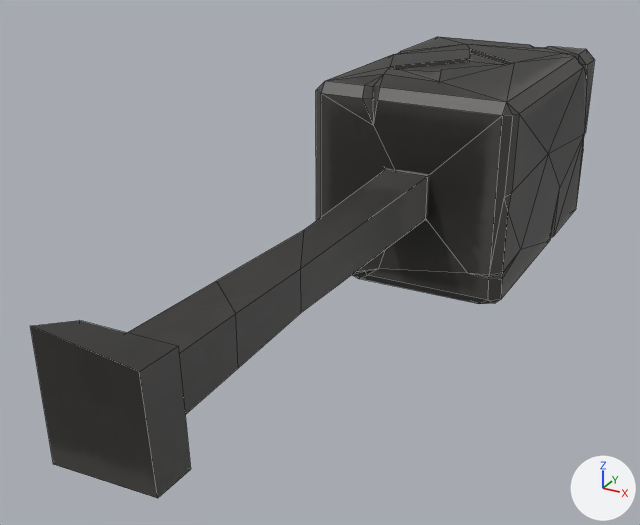
The OBJ model Magnet/Resources/gaussmeter.obj as it was, and as the next commit left it.
Camera for both pictures: a camera (50 mm lens) standing at (1.17, -3.2, 1.05) and looking at (-0.19, -0.73, -0.19). Every picture has the same lights, and +X, +Y and +Z are marked at lower right. Mesh edges are drawn as thin lines. Where no turn or scale is listed for an object, it has been applied to the vertices.

The older version as bpy lines, for what is in view:
```python
me_gaussmeter = bpy.data.meshes.new('gaussmeter')
me_gaussmeter.from_pydata(...)  # 204 vertices, 256 faces; spans x -0.39..0.39, y -2.06..1.0, z -0.39..0.4
me_gaussmeter.materials.append(mat_gaussmeter)  # picture img_tex_gaussmeter_black_png
# before: 159 (0.15, -2.04, -0.15) at pixel (157, 498), 160 (0.14, -2.06, 0.16) at pixel (139, 371), 161 (-0.16, -2.04, -0.18) at pixel (53, 464), 162 (-0.17, -2.03, 0.17) at pixel (30, 325), 163 (0.13, -1.92, 0.15) at pixel (178, 346)
# before: 164 (0.15, -1.93, -0.15) at pixel (190, 469), 165 (-0.15, -1.93, -0.15), 166 (-0.13, -1.93, 0.15) at pixel (79, 320)
ob_gaussmeter = bpy.data.objects.new('gaussmeter', me_gaussmeter)
ob_gaussmeter.location = (0.0, 0.0, 0.0)
```
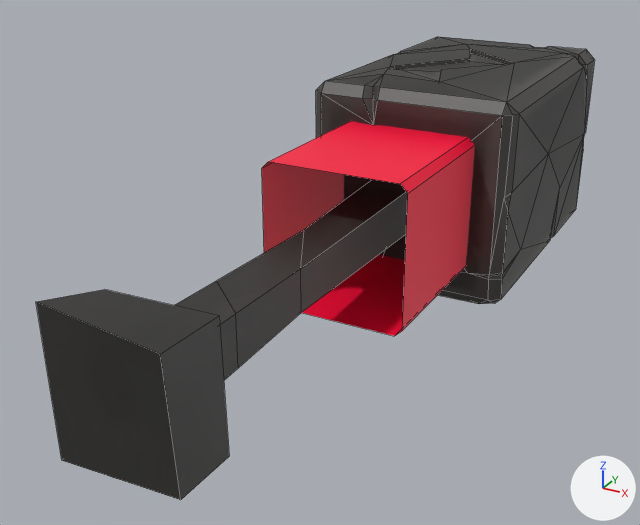
Changed parts and their boxes (x1, y1, x2, y2) in the pictures (640 x 525 px; the box of a moved part takes in the faces that stretch with it):
'gaussmeter', reshaped: before (30, 37, 595, 498); after (36, 37, 595, 500)
part 1 of me_gaussmeter, added (red): after (262, 121, 475, 336)
part 2 of me_gaussmeter, moved or reshaped: before (30, 320, 191, 498); after (36, 290, 229, 500)

The change, as a diff of the scene's bpy script:
```diff
--- a/Magnet/Resources/gaussmeter.obj.py
+++ b/Magnet/Resources/gaussmeter.obj.py
@@ img_tex_gaussmeter_red_png @@
+img_tex_gaussmeter_red_png = load_image('TEX_gaussmeter_red.png', '../../models/production/textures/TEX_gaussmeter_red.png', 1024, 1024, 'sRGB')
@@ mat_gaussmeter_move @@
+mat_gaussmeter_move = principled_material('gaussmeter_move')
+mat_gaussmeter_move.texture = img_tex_gaussmeter_red_png
@@ me_gaussmeter @@
 # used by ob_gaussmeter; location = (0.0, 0.0, 0.0)
 # verts and faces of me_gaussmeter; kept vertices keep their numbers, new ones are numbered from 204
-me_gaussmeter.from_pydata(...)  # 204 vertices, 256 faces; spans x -0.39..0.39, y -2.06..1.0, z -0.39..0.4
+me_gaussmeter.from_pydata(...)  # 220 vertices, 264 faces; spans x -0.39..0.39, y -2.02..1.0, z -0.39..0.4
+# me_gaussmeter part 1: a new loose piece of 16 vertices spanning x -0.24..0.24, y -0.99..-0.38, z -0.24..0.24, in mat_gaussmeter_move (picture img_tex_gaussmeter_red_png)
+# me_gaussmeter part 2
+verts[159] = (0.17, -2.0, -0.18)  # moved, pixel (180, 499)
+verts[160] = (0.17, -2.02, 0.19)  # moved, pixel (160, 354)
+verts[161] = (-0.19, -1.99, -0.21)  # moved, pixel (61, 460)
+verts[162] = (-0.2, -1.99, 0.2)  # moved, pixel (35, 301)
+verts[163] = (0.16, -1.81, 0.17)  # moved, pixel (219, 315)
+verts[164] = (0.18, -1.82, -0.17)  # moved, pixel (229, 456)
+verts[165] = (-0.17, -1.82, -0.17)  # moved
+verts[166] = (-0.15, -1.82, 0.17)  # moved, pixel (104, 289)
 me_gaussmeter.materials.append(mat_gaussmeter)
+me_gaussmeter.materials.append(mat_gaussmeter_move)  # picture img_tex_gaussmeter_red_png
```
